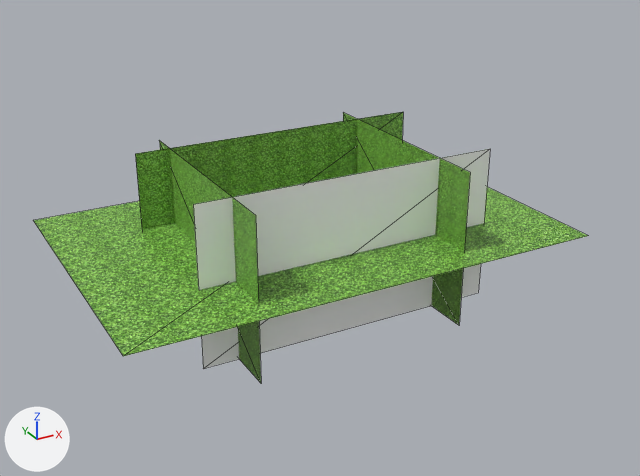
Before and after pictures for a commit that changed the glTF model Vap_hero/models/hope_advanced/hope.gltf.
Both versions are drawn from a 50 mm lens placed at (-55.8, -106.0, 50.8), pointed at (1.6, -1.6, -1.4). The lights are fixed; the arrows at lower left show +X, +Y and +Z. Mesh edges are drawn as thin lines. Where no turn or scale is listed for an object, it has been applied to the vertices.

Script lines for the objects in view, before the commit:
```python
ob_floor = bpy.data.objects.new('Floor', me_floor)
ob_floor.location = (0.0, 0.0, 0.0)
ob_floor.scale = (3.42, 2.21, 6.13)
ob_floor_001 = bpy.data.objects.new('Floor.001', me_floor_001)
ob_floor_001.location = (-16.0, -1.3, 0.0)
ob_floor_001.rotation_euler = (-1.571, 0.0, -1.571)  # degrees (-90, 0, -90)
ob_floor_001.scale = (1.67, 1.16, 6.13)
ob_floor_002 = bpy.data.objects.new('Floor.002', me_floor_002)
ob_floor_002.location = (15.2, -1.3, 0.0)
ob_floor_002.rotation_euler = (-1.571, 0.0, -1.571)  # degrees (-90, 0, -90)
ob_floor_002.scale = (1.67, 1.16, 6.13)
ob_floor_003 = bpy.data.objects.new('Floor.003', me_floor_003)
ob_floor_003.location = (1.5, -11.2, 0.0)
ob_floor_004 = bpy.data.objects.new('Floor.004', me_floor_004)
ob_floor_004.location = (1.5, 11.0, 0.0)
```
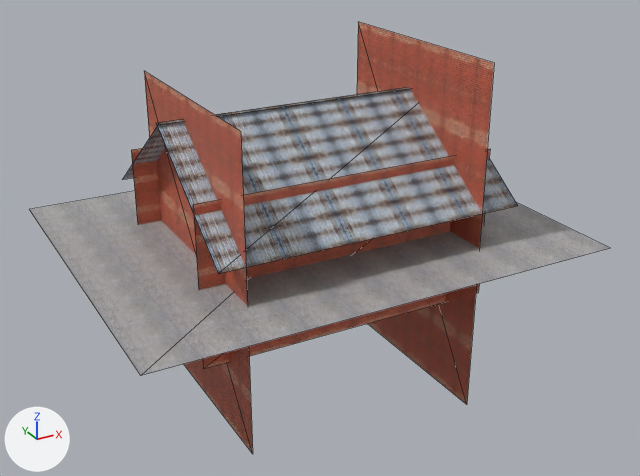
What differs and where, as boxes (x1, y1, x2, y2) in the pictures (640 x 476 px):
```json
{"object": "Floor", "change": "surface changed, rescaled", "before": [33, 187, 588, 356], "after": [29, 191, 610, 376], "on screen": "green to grey, 9% taller"}
{"object": "Roof.01", "change": "added", "after": [156, 87, 518, 274]}
{"object": "Floor.003", "change": "surface changed", "before": [193, 149, 490, 369], "after": [193, 149, 490, 369], "on screen": "grey to red"}
{"object": "Floor.002", "change": "surface changed, moved, rescaled", "before": [343, 112, 470, 325], "after": [357, 22, 494, 405], "on screen": "8% wider, 79% taller"}
{"object": "Floor.001", "change": "surface changed, moved, rescaled", "before": [159, 140, 261, 383], "after": [144, 71, 253, 454], "on screen": "7% wider, 57% taller"}
{"object": "Floor.004", "change": "surface changed, moved", "before": [135, 112, 403, 229], "after": [131, 148, 161, 225]}
{"object": "Roof.02", "change": "added", "after": [123, 89, 411, 179]}
```

Edits to the scene script, one JSON object a line:
```json
{"op": "add", "block": "img_walltexture", "code": ["img_walltexture = load_image('wallTexture', 'wallTexture.jpg', 275, 183, 'sRGB')"]}
{"op": "add", "block": "img_concretetexture", "code": ["img_concretetexture = load_image('concreteTexture', 'concreteTexture.jpg', 1024, 683, 'sRGB')"]}
{"op": "add", "block": "img_metalroof", "code": ["img_metalroof = load_image('metalRoof', 'metalRoof.jpg', 300, 168, 'sRGB')"]}
{"op": "set", "path": "mat_floor.texture", "old": "img_floor", "new": "img_concretetexture"}
{"op": "set", "path": "mat_floor_001.texture", "old": "img_floor", "new": "img_walltexture"}
{"op": "set", "path": "mat_floor_002.texture", "old": "img_floor", "new": "img_walltexture"}
{"op": "remove", "block": "mat_floor_003", "code": "mat_floor_003.base_color = (1.0, 1.0, 1.0)  # white #ffffff"}
{"op": "set", "path": "mat_floor_003.metallic", "old": "1.0", "new": "0.0"}
{"op": "set", "path": "mat_floor_003.roughness", "old": "1.0", "new": "0.5"}
{"op": "add", "block": "mat_floor_003", "code": "mat_floor_003.texture = img_walltexture"}
{"op": "set", "path": "mat_floor_004.texture", "old": "img_floor", "new": "img_walltexture"}
{"op": "add", "block": "mat_floor_006", "code": ["mat_floor_006 = principled_material('Floor.006')", "mat_floor_006.texture = img_metalroof"]}
{"op": "add", "block": "mat_floor_005", "code": ["mat_floor_005 = principled_material('Floor.005')", "mat_floor_005.texture = img_metalroof"]}
{"op": "add", "block": "me_floor_006", "code": ["me_floor_006 = bpy.data.meshes.new('Floor.006')", "me_floor_006.from_pydata(...)  # 4 vertices, 2 faces; spans x -22.6..22.6, y -9.4..9.4, z -6.7..6.7", "me_floor_006.materials.append(mat_floor_006)  # picture img_metalroof"]}
{"op": "add", "block": "me_floor_005", "code": ["me_floor_005 = bpy.data.meshes.new('Floor.005')", "me_floor_005.from_pydata(...)  # 4 vertices, 2 faces; spans x -22.6..22.6, y -9.4..9.4, z -6.7..6.7", "me_floor_005.materials.append(mat_floor_005)  # picture img_metalroof"]}
{"op": "set", "path": "ob_floor.scale", "old": "(3.42, 2.21, 6.13)", "new": "(3.38, 2.69, 6.13)"}
{"op": "set", "path": "ob_floor_001.location", "old": "(-16.0, -1.3, 0.0)", "new": "(-17.5, -1.3, 0.0)"}
{"op": "set", "path": "ob_floor_001.scale", "old": "(1.67, 1.16, 6.13)", "new": "(1.67, 2.2, 6.13)"}
{"op": "set", "path": "ob_floor_002.location", "old": "(15.2, -1.3, 0.0)", "new": "(17.8, -1.3, 0.0)"}
{"op": "set", "path": "ob_floor_002.scale", "old": "(1.67, 1.16, 6.13)", "new": "(1.67, 2.59, 6.13)"}
{"op": "set", "path": "ob_floor_004.location", "old": "(1.5, 11.0, 0.0)", "new": "(1.5, 12.9, 0.0)"}
{"op": "add", "block": "ob_roof_02", "code": ["ob_roof_02 = bpy.data.objects.new('Roof.02', me_floor_006)", "ob_roof_02.location = (1.5, 9.3, 11.9)"]}
{"op": "add", "block": "ob_roof_01", "code": ["ob_roof_01 = bpy.data.objects.new('Roof.01', me_floor_005)", "ob_roof_01.location = (1.5, -8.7, 11.9)"]}
```
